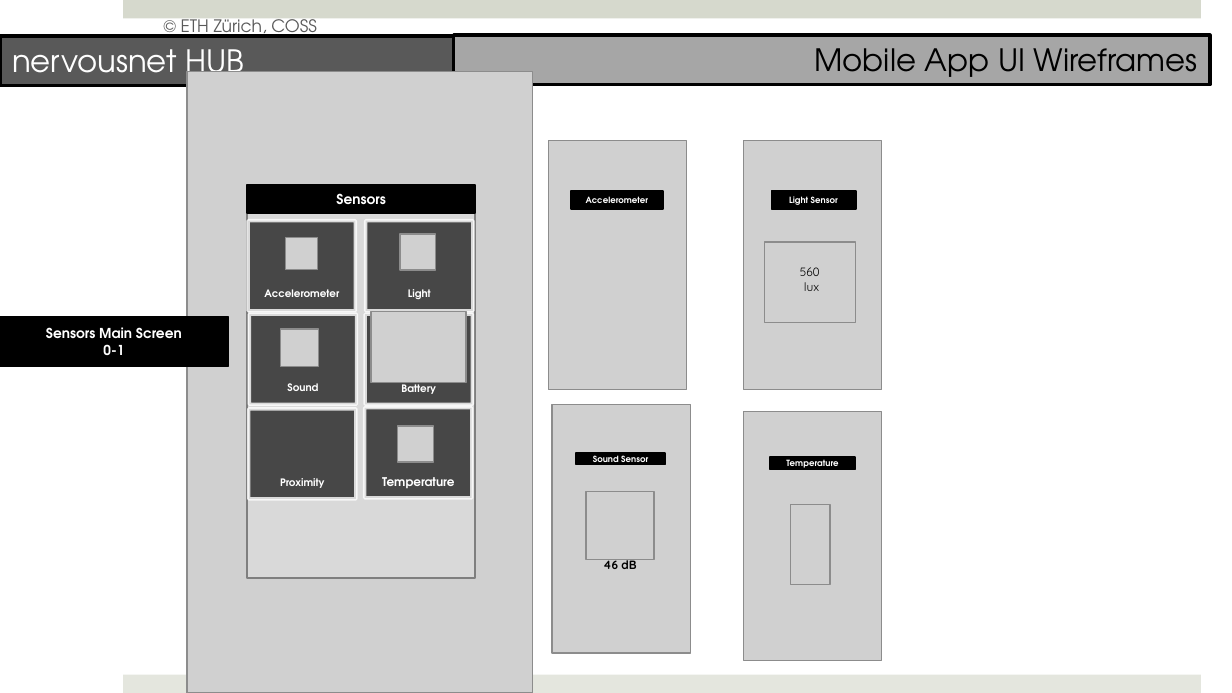
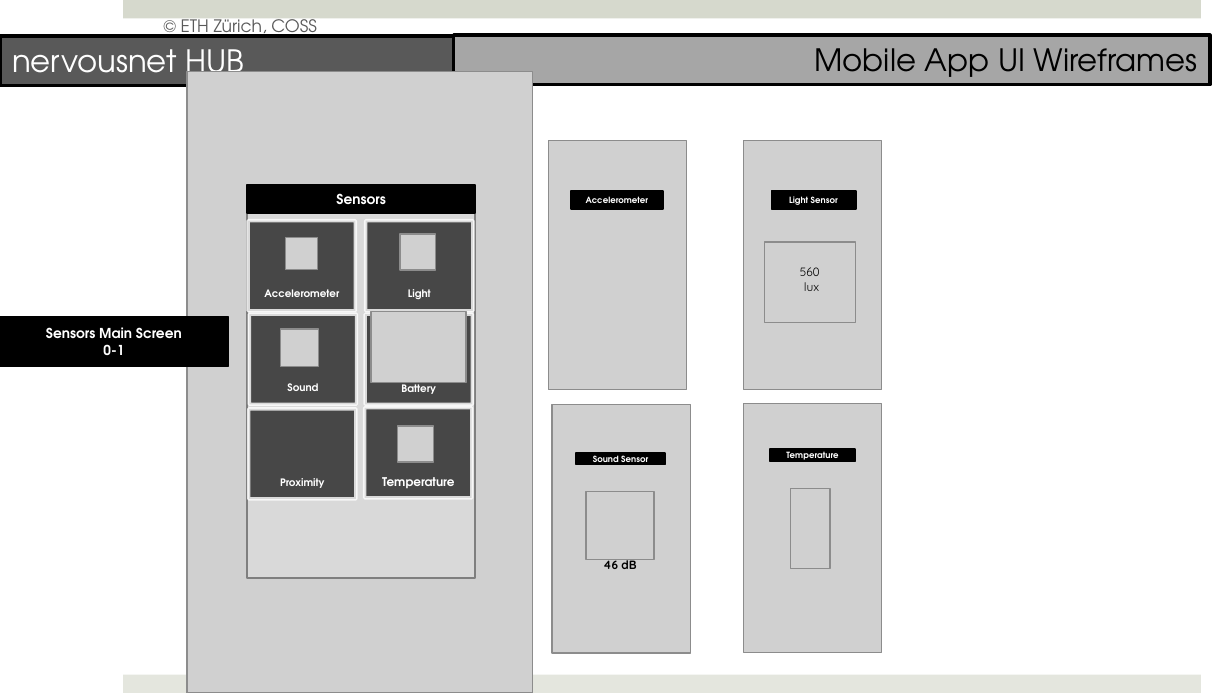
Before and after one commit to prasad79/nervousnet, a slide deck: slide 17 of Documents/NervousNet_Redesign.pptx. Drawn at 1232x693 pixels with LibreOffice and Linux fonts; fonts in the diff are those of the drawing; grey boxes stand for pictures. Boxes give left, top, right and bottom in pixels: in the first picture for what was removed or moved away, otherwise in the second. Text is boxed around its words. In the diff, an @@ line names an element or a change of style, - is before the commit and + after.

```diff
--- a/Documents/NervousNet_Redesign.pptx
+++ b/Documents/NervousNet_Redesign.pptx
@@ picture moved from (x1=743, y1=411, x2=881, y2=660) to (x1=743, y1=404, x2=881, y2=653) @@
@@ rectangle "Temperature" moved from (x1=770, y1=457, x2=855, y2=469) to (x1=770, y1=450, x2=855, y2=462) @@
@@ picture moved from (x1=791, y1=504, x2=830, y2=584) to (x1=791, y1=489, x2=830, y2=569) @@
```
Also in this commit, not shown: 1 other slide changed.
